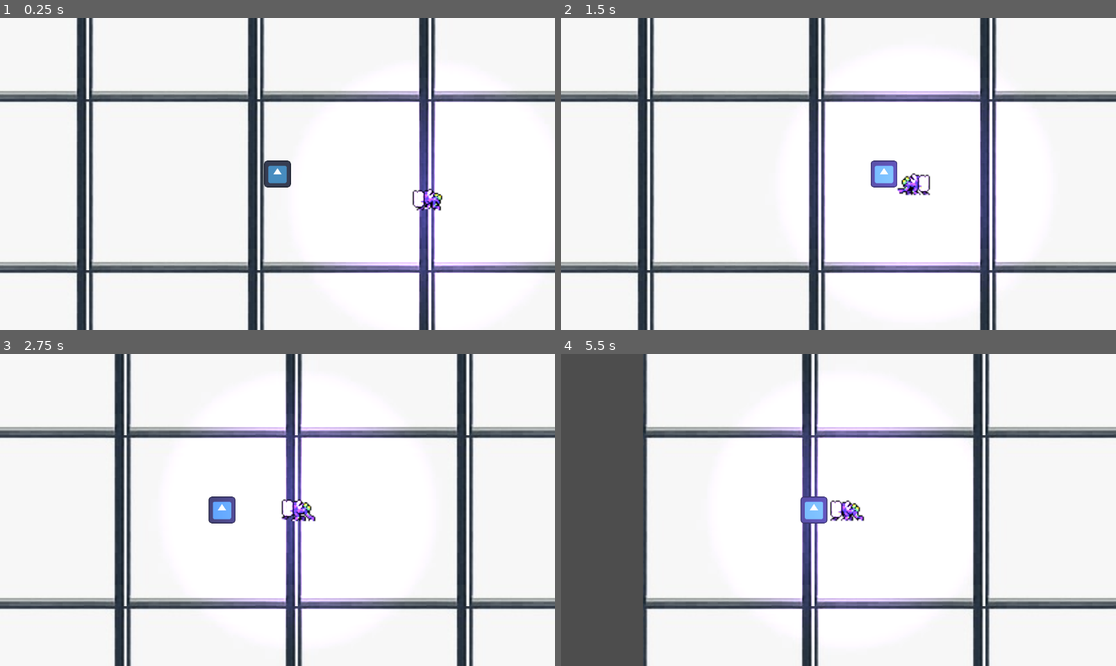
Above: before the commit, frames 1-4 (two rows, left to right).
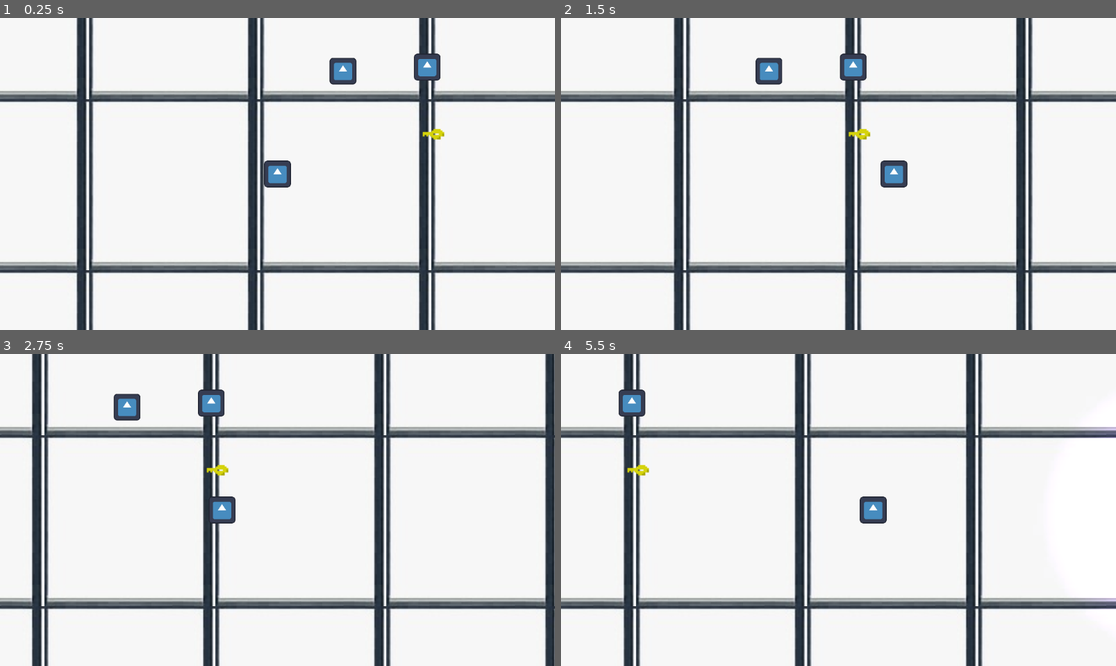
Above: after the commit, the same moments.

Repository: project-the-last-patient/the_last_patient
Game: Godot game, scene res://Objetos/Persuer/node_2d.tscn
Two runs of this game, one before a commit and one after it. Both use one fixed random seed, a clock stepped at 60 frames per second and the inputs below. The project has no main scene, so this scene is started directly. The engine's default icon, where the game draws it, is replaced by a stand-in: a white triangle on a blue panel in a dark square.
Inputs:
- Up to frame 1 (0.25 s): no input
- Up to frame 2 (1.5 s): tap Enter (ui_accept) at 0.5, 0.77 s; hold D (mov_right) from 0.53 s (still down); tap E (action_button) at 0.6, 1.35 s
- Up to frame 3 (2.75 s): tap Enter (ui_accept) at 1.52 s; release D (mov_right) at 2.03 s; hold A (mov_left) from 2.03 s (still down); tap E (action_button) at 2.1 s
- Up to frame 4 (5.5 s): release A (mov_left) at 2.78 s; hold D (mov_right) 2.78-4.28 s; tap E (action_button) every 0.75 s from 2.85 to 5.1 s; tap Enter (ui_accept) at 3.02, 3.77, 4.52 s; hold A (mov_left) 4.28-5.03 s; hold D (mov_right) from 5.03 s (still down)

The runs differ from the first frame. In frame 1, 4.4% of the frame differs, in the area x 57-97%, y 11-99%; in frame 2, 19%; in frame 3, 20%; in frame 4, 25%, in the area x 0-100%, y 0-100%.

Commit message:
patrolcomponent ta la

Diff:
--- a/the-last-patient/Objetos/Door/door.tscn
+++ b/the-last-patient/Objetos/Door/door.tscn
@@ -9,7 +9,7 @@
 
 [sub_resource type="RectangleShape2D" id="RectangleShape2D_g4v7s"]
 
-[node name="Door" type="Node2D" unique_id=646724743 node_paths=PackedStringArray("orientation_node")]
+[node name="Door" type="Node2D" unique_id=646724743 node_paths=PackedStringArray("orientation_node") groups=["Doors"]]
 script = ExtResource("1_xxeaa")
 orientation_node = NodePath("Orientation")
 
--- a/the-last-patient/Objetos/Persuer/node_2d.tscn
+++ b/the-last-patient/Objetos/Persuer/node_2d.tscn
@@ -6238,46 +6238,19 @@
 [node name="Player" parent="." unique_id=422471836 instance=ExtResource("1_dg73y")]
 position = Vector2(253, 168)
 
-[node name="Door" parent="." unique_id=646724743 groups=["Door"] instance=ExtResource("3_ikcic")]
-position = Vector2(556, 156)
-need_key = true
-need_tp = true
-tp_position = Vector2(253, 168)
-
-[node name="Door2" parent="." unique_id=636887882 node_paths=PackedStringArray("key_item") groups=["Door"] instance=ExtResource("3_ikcic")]
-position = Vector2(680, 152)
-need_key = true
-key_item = NodePath("../Key2")
-
-[node name="Door3" parent="." unique_id=19470787 groups=["Door"] instance=ExtResource("3_ikcic")]
-position = Vector2(813, 152)
-need_key = true
-door_id = "1"
-
-[node name="Key" parent="." unique_id=240252370 instance=ExtResource("4_fhbyd")]
-position = Vector2(819, 219)
-Unique = true
-target_door_id = "1"
-
-[node name="Key2" parent="." unique_id=1908245139 instance=ExtResource("4_fhbyd")]
-position = Vector2(681, 211)
-Unique = true
-
 [node name="Pursuer" parent="." unique_id=1459138570 instance=ExtResource("5_y2kat")]
-position = Vector2(388, 190)
+position = Vector2(603, 128)
 
 [node name="NavigationRegion2D" type="NavigationRegion2D" parent="." unique_id=726459392]
 navigation_polygon = SubResource("NavigationPolygon_g4v7s")
 
-[node name="Door4" parent="." unique_id=966497740 groups=["Door"] instance=ExtResource("3_ikcic")]
-position = Vector2(936, 153)
+[node name="Door" parent="." unique_id=646724743 node_paths=PackedStringArray("key_item") instance=ExtResource("3_ikcic")]
+position = Vector2(365, 88)
 need_key = true
-door_id = "2"
+key_item = NodePath("../Key")
 
-[node name="Key3" parent="." unique_id=1806520827 instance=ExtResource("4_fhbyd")]
-position = Vector2(947, 219)
-target_door_id = "2"
+[node name="Door2" parent="." unique_id=50881206 instance=ExtResource("3_ikcic")]
+position = Vector2(302, 91)
 
-[node name="Key4" parent="." unique_id=1756846761 instance=ExtResource("4_fhbyd")]
-position = Vector2(589, 285)
-Unique = true
+[node name="Key" parent="." unique_id=240252370 instance=ExtResource("4_fhbyd")]
+position = Vector2(370, 139)
--- a/the-last-patient/Objetos/Persuer/pursuer.tscn
+++ b/the-last-patient/Objetos/Persuer/pursuer.tscn
@@ -140,6 +140,7 @@
 
 [node name="Pursuer" type="CharacterBody2D" unique_id=1459138570 groups=["enemies"]]
 script = ExtResource("1_5eaml")
+dash_speed = 300.0
 
 [node name="CollisionShape2D" type="CollisionShape2D" parent="." unique_id=2112139724]
 position = Vector2(-0.5, 0.5)
--- a/the-last-patient/Scripts/enemys_sc/patrol_component_sc.gd
+++ b/the-last-patient/Scripts/enemys_sc/patrol_component_sc.gd
@@ -21,13 +21,14 @@
 
 
 func process_patrol(body: CharacterBody2D, _delta: float):
-	# 1. Checa a presença do player
+	# 1. Checa a presença do player (Com linha de visão limpa)
 	_checar_presenca_do_player(body)
 
-	# 2. Interagir com portas
+	# 2. Interagir com portas (Passando o 'body' para a função saber quem é o monstro)
+	_checar_portas_a_frente(body)
+
 	if body.is_on_wall():
-		print("[PatrolComponent] Inimigo bateu na parede durante a patrulha.")
-		_tentar_interagir_com_portas(body)
+		print("[PatrolComponent] Inimigo bateu na parede durante a patrulha. Mudando de rota.")
 		definir_novo_destino_aleatorio(body)
 		return
 
@@ -64,51 +65,120 @@
 	var offset = Vector2(cos(angulo_aleatorio), sin(angulo_aleatorio)) * distancia_aleatoria
 
 	destino_atual = body.global_position + offset
-	print("[PatrolComponent] Novo destino aleatório definido em: ", destino_atual)
 
 func _esperar_no_ponto(body: CharacterBody2D):
-	print("[PatrolComponent] Iniciando tempo de espera no ponto...")
 	aguardando = true
 	body.velocity = Vector2.ZERO
 
 	await get_tree().create_timer(tempo_espera_ponto).timeout
 
 	aguardando = false
-	print("[PatrolComponent] Tempo de espera finalizado.")
 	definir_novo_destino_aleatorio(body)
 
-# --- INTERAÇÃO COM O CENÁRIO (PORTAS) ---
+# --- INTERAÇÃO COM PORTAS 2D (PARADO OU ANDANDO) ---
 
-func _tentar_interagir_com_portas(body: CharacterBody2D):
-	var hitbox = body.get_node_or_null("HitBox")
-	if hitbox:
-		var areas = hitbox.get_overlapping_areas()
-		for area in areas:
-			if area.is_in_group("Portas") or area.has_method("abrir_porta"):
-				if area.has_method("abrir_porta"):
-					area.abrir_porta()
-					print("[PatrolComponent] Monstro abriu uma porta no caminho: ", area.name)
+# Criamos uma variável de controle no topo do PatrolComponent (junto com as outras)
+var cooldown_interacao_porta: bool = false
+
+func _checar_portas_a_frente(body: CharacterBody2D):
+	# Se o monstro acabou de interagir com uma porta, espera ele se afastar ou o tempo passar
+	if cooldown_interacao_porta:
+		return
+
+	var space_state = body.get_world_2d().direct_space_state
+	var alcance_distancia = 45.0
+	var direcao_do_raio = direcao_atual
+
+	if direcao_do_raio == Vector2.ZERO:
+		var direcoes_teste = [Vector2.RIGHT, Vector2.LEFT, Vector2.DOWN, Vector2.UP]
+
+		for dir in direcoes_teste:
+			var alcance_parado = body.global_position + (dir * alcance_distancia)
+			var query_parado = PhysicsRayQueryParameters2D.create(body.global_position, alcance_parado)
+			query_parado.collide_with_areas = true
+			query_parado.collide_with_bodies = false
+			query_parado.exclude = [body.get_rid()]
+
+			var resultado_parado = space_state.intersect_ray(query_parado)
+			if resultado_parado:
+				var area = resultado_parado.collider
+				if area is Area2D:
+					_ativar_porta_com_seguranca(area, body)
+					return
+		return
+
+	var alcance_raio = body.global_position + (direcao_do_raio * alcance_distancia)
+	var query = PhysicsRayQueryParameters2D.create(body.global_position, alcance_raio)
+	query.collide_with_areas = true
+	query.collide_with_bodies = false
+	query.exclude = [body.get_rid()]
+
+	var resultado = space_state.intersect_ray(query)
+
+	if resultado:
+		var area = resultado.collider
+		if area is Area2D:
+			_ativar_porta_com_seguranca(area, body)
+
+# Nova função auxiliar que gerencia o travamento do monstro na colisão
+func _ativar_porta_com_seguranca(area: Area2D, monstro: CharacterBody2D):
+	var node_alvo = area
+	while node_alvo != null:
+		if node_alvo.is_in_group("Doors") and node_alvo.has_method("monster_interact"):
+
+			# Ativa o cooldown no componente do monstro ANTES de interagir
+			cooldown_interacao_porta = true
+			node_alvo.monster_interact(monstro)
+
+			# FORÇA uma mudança de rota imediata para longe da porta antes que ele trave
+			definir_novo_destino_aleatorio(monstro)
+
+			# Espera 2 segundos antes de permitir que este monstro mexa em QUALQUER porta de novo
+			# Isso dá tempo de sobra para ele dar o fora de perto da colisão física
+			await get_tree().create_timer(2.0).timeout
+			cooldown_interacao_porta = false
+			return
+		node_alvo = node_alvo.get_parent()
+
+# Função auxiliar para subir na hierarquia do Node2D da porta e acionar a interação
+func _processar_colisao_com_porta(area: Area2D, monstro: CharacterBody2D):
+	var node_alvo = area
+	while node_alvo != null:
+		if node_alvo.is_in_group("Doors") and node_alvo.has_method("monster_interact"):
+			node_alvo.monster_interact(monstro)
+			return
+		node_alvo = node_alvo.get_parent()
 
 # --- DETECÇÃO DO JOGADOR ---
 
 func _checar_presenca_do_player(body: CharacterBody2D):
 	var fov = body.get_node_or_null("FOV")
-
 	if not fov:
-		# Se printar isso, significa que o script não achou o nó FOV no Pursuer
 		return
 
 	var corpos_no_fov = fov.get_overlapping_bodies()
 
-	# Só printa se o FOV estiver detectando alguma coisa, para não floodar o console vazio
 	if corpos_no_fov.size() > 0:
-		print("[DEBUG FOV] Lista de corpos que o FOV está tocando neste frame:")
 		for corpo in corpos_no_fov:
+			if corpo.is_in_group("Player") or corpo.name == "Player":
+				if _tem_linha_de_visao_limpa(body, corpo):
+					print("[DEBUG FOV] Player avistado com linha de visão limpa!")
+					player_avistado.emit(corpo.global_position)
+					break
 
-			if corpo.is_in_group("Player"):
-				print("[DEBUG FOV] 🔥 SUCESSO! Player detectado no grupo. Emitindo sinal 'player_avistado'.")
-				player_avistado.emit(corpo.global_position)
-				break
+func _tem_linha_de_visao_limpa(monstro: CharacterBody2D, player: Node2D) -> bool:
+	var space_state = monstro.get_world_2d().direct_space_state
+	var query = PhysicsRayQueryParameters2D.create(monstro.global_position, player.global_position)
+	query.exclude = [monstro.get_rid()]
+	query.collide_with_areas = false
+	query.collide_with_bodies = true
+
+	var resultado = space_state.intersect_ray(query)
+
+	if resultado:
+		if resultado.collider == player:
+			return true
+	return false
 
 func get_facing_direction() -> Vector2:
 	return direcao_atual
--- a/the-last-patient/Scripts/props_sc/door_sc/door_sc.gd
+++ b/the-last-patient/Scripts/props_sc/door_sc/door_sc.gd
@@ -10,7 +10,7 @@
 @export_group("Configurações Básicas")
 @export var action_button: String = "action_button"
 @export var rotation_speed: float = 5.0
-@export var orientation_node: Node2D = null # Arraste o seu nó 'Orientation' / 'EixoDobradica' aqui!
+@export var orientation_node: Node2D = null
 
 @export_group("Gatilhos")
 @export var is_triggered: bool = false
@@ -35,17 +35,14 @@
 var player_in_range: Node2D = null
 
 func _ready() -> void:
-	# Se você esqueceu de arrastar o nó no Inspector, ele tenta achar pelo nome padrão
 	if not orientation_node:
 		orientation_node = get_node_or_null("Orientation") as Node2D
 
-	# Agora definimos a rotação inicial baseada no nó de orientação, não na raiz!
 	if orientation_node:
 		target_rotation = orientation_node.rotation
 	else:
-		push_error("Erro: O script precisa de um nó Node2D de Orientação/Dobradiça para girar corretamente.")
+		push_error("Erro: O script precisa de um nó Node2D de Orientação/Dobradiça.")
 
-	# Conecta a Area2D automaticamente
 	var area = get_node_or_null("Orientation/Sprite2D/Area2D")
 	if area:
 		area.body_entered.connect(_on_area_2d_body_entered)
@@ -57,36 +54,69 @@
 	elif need_key and not key_item:
 		EventBusSc.door_unlocked.connect(_on_global_door_unlocked)
 
-
 func _process(delta: float) -> void:
-	# Rotaciona apenas o nó de orientação/dobradiça de forma suave
 	if orientation_node:
 		orientation_node.rotation = rotate_toward(orientation_node.rotation, target_rotation, rotation_speed * delta)
 
-# --- DETECÇÃO DO BOTÃO DE AÇÃO ---
+# --- DETECÇÃO DO BOTÃO DE AÇÃO (APENAS PLAYER) ---
 func _unhandled_input(event: InputEvent) -> void:
 	if player_in_range and event.is_action_pressed(action_button):
 		interact(player_in_range)
 
-# --- FUNÇÃO PRINCIPAL DE INTERAÇÃO ---
+# --- FUNÇÃO PRINCIPAL DE INTERAÇÃO DO PLAYER ---
 func interact(player: Node2D) -> void:
-	# CORREÇÃO 1: A chave AGORA é a prioridade máxima!
-	# Se precisar de chave e ainda estiver trancada, bloqueia QUALQUER outra ação (TP, abrir, etc)
 	if need_key:
-		print("A porta está trancada. Encontre a chave ou ative o gatilho primeiro!")
+		print("A porta está trancada.")
 		return
 
-	# Se passou pela chave (ou não precisa), o resto funciona:
 	if next_level_door:
 		next_level_reached.emit()
 		return
 
 	if need_tp:
-		teleport_player(player)
+		teleport_entity(player)
 		return
 
-	# Comportamento padrão de abrir/fechar se não for TP ou Mudança de Fase
 	toggle_door()
+
+# --- NOVA FUNÇÃO: INTERAÇÃO DO MONSTRO ---
+# --- FUNÇÃO DE INTERAÇÃO DO MONSTRO ATUALIZADA ---
+func monster_interact(monster: CharacterBody2D) -> void:
+	# 1. Se precisar de chave, o monstro é completamente bloqueado
+	if need_key:
+		print("[Porta] ", name, " está trancada. O monstro não consegue interagir.")
+		return
+
+	# 2. Se for uma porta de mudança de fase, o monstro ignora
+	if next_level_door:
+		return
+
+	# 3. Se a porta tiver Teletransporte, teletransporta o monstro direto
+	if need_tp:
+		teleport_entity(monster)
+		return
+
+	# 4. COMPORTAMENTO DE ABRIR/FECHAR LIVREMENTE:
+	# Para evitar que o monstro fique abrindo e fechando a porta no mesmo frame
+	# devido ao process_patrol rodar muito rápido, criamos uma pequena trava de tempo de 1.5 segundos
+	if not has_meta("monster_cooldown"):
+		set_meta("monster_cooldown", false)
+
+	if get_meta("monster_cooldown") == true:
+		return # Se estiver no cooldown, ignora o comando por enquanto
+
+	# Inverte o estado da porta (Abre se fechada, Fecha se aberta)
+	toggle_door()
+
+	if is_open:
+		print("[Porta] Monstro ABRU a porta: ", name)
+	else:
+		print("[Porta] Monstro FECHOU a porta: ", name)
+
+	# Ativa o cooldown para o monstro não "espamar" a porta
+	set_meta("monster_cooldown", true)
+	await get_tree().create_timer(1.5).timeout
+	set_meta("monster_cooldown", false)
 
 # --- LÓGICA DE ABERTURA E FECHAMENTO ---
 func toggle_door() -> void:
@@ -101,18 +131,24 @@
 		is_open = false
 		door_closed.emit()
 
-# --- LÓGICA DE TELETRANSPORTE ---
-func teleport_player(player: Node2D) -> void:
+# --- LÓGICA DE TELETRANSPORTE (MODIFICADA PARA 'ENTITY' PLAYER OU MONSTRO) ---
+func teleport_entity(entity: Node2D) -> void:
 	if destination_scene:
+		# Se mudar de cena por PackedScene, o monstro some junto com o mapa antigo
 		get_tree().change_scene_to_packed(destination_scene)
 	else:
-		player.global_position = tp_position
-		player.global_rotation = deg_to_rad(tp_rotation)
+		# Teleporta o Player ou o Monstro dentro do mesmo mapa
+		entity.global_position = tp_position
+		entity.global_rotation = deg_to_rad(tp_rotation)
 		door_opened.emit()
 
 func _on_key_unlocked() -> void:
 	need_key = false
-	print("Porta destrancada! Agora você pode interagir com ela.")
+
+func _on_global_door_unlocked(unlocked_door_id: String) -> void:
+	if door_id == "": return
+	if unlocked_door_id == door_id:
+		need_key = false
 
 # --- SINAIS DA AREA2D ---
 func _on_area_2d_body_entered(body: Node2D) -> void:
@@ -122,16 +158,3 @@
 func _on_area_2d_body_exited(body: Node2D) -> void:
 	if body == player_in_range:
 		player_in_range = null
-
-func _on_global_door_unlocked(unlocked_door_id: String) -> void:
-	# 1. Se o ID da porta estiver vazio no Inspector, avisa o desenvolvedor e não faz nada
-	if door_id == "":
-		push_warning("Aviso: Esta porta precisa de chave, mas você esqueceu de digitar um 'door_id' no Inspector!")
-		return
-
-	# 2. Só destranca se o ID transmitido for exatamente igual ao ID desta porta
-	if unlocked_door_id == door_id:
-		need_key = false
-		print("A porta [", door_id, "] foi destrancada globalmente!")
-	else:
-		print("Sinal recebido para a porta '", unlocked_door_id, "', mas o ID desta porta é '", door_id, "'. Ignorando.")
Not shown: 1 places in the-last-patient/Objetos/Door/door.tscn that only renumber resources
Not shown: 1 places in the-last-patient/Objetos/Persuer/node_2d.tscn that only renumber resources
Not shown: 1 places in the-last-patient/Objetos/Persuer/pursuer.tscn that only renumber resources
